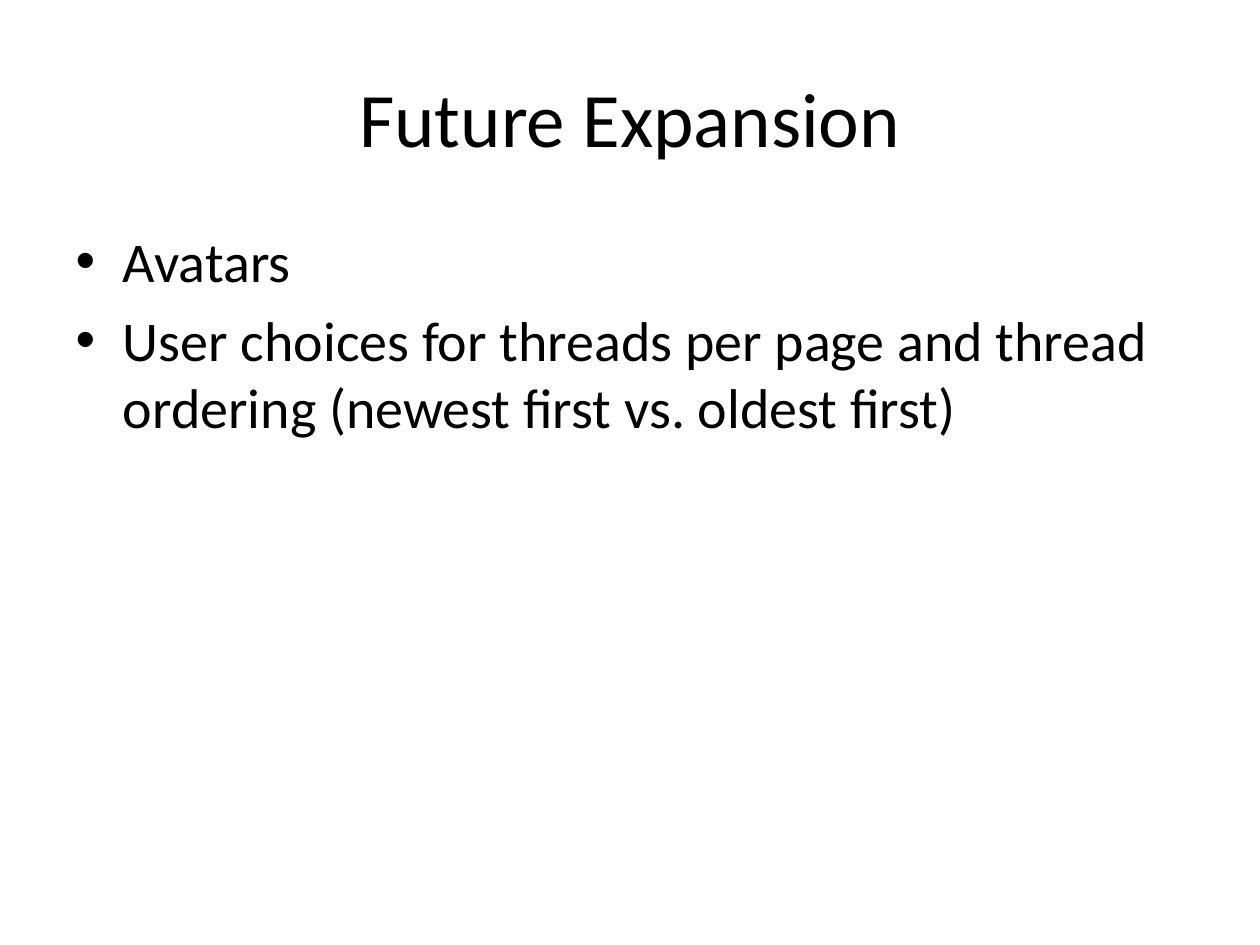
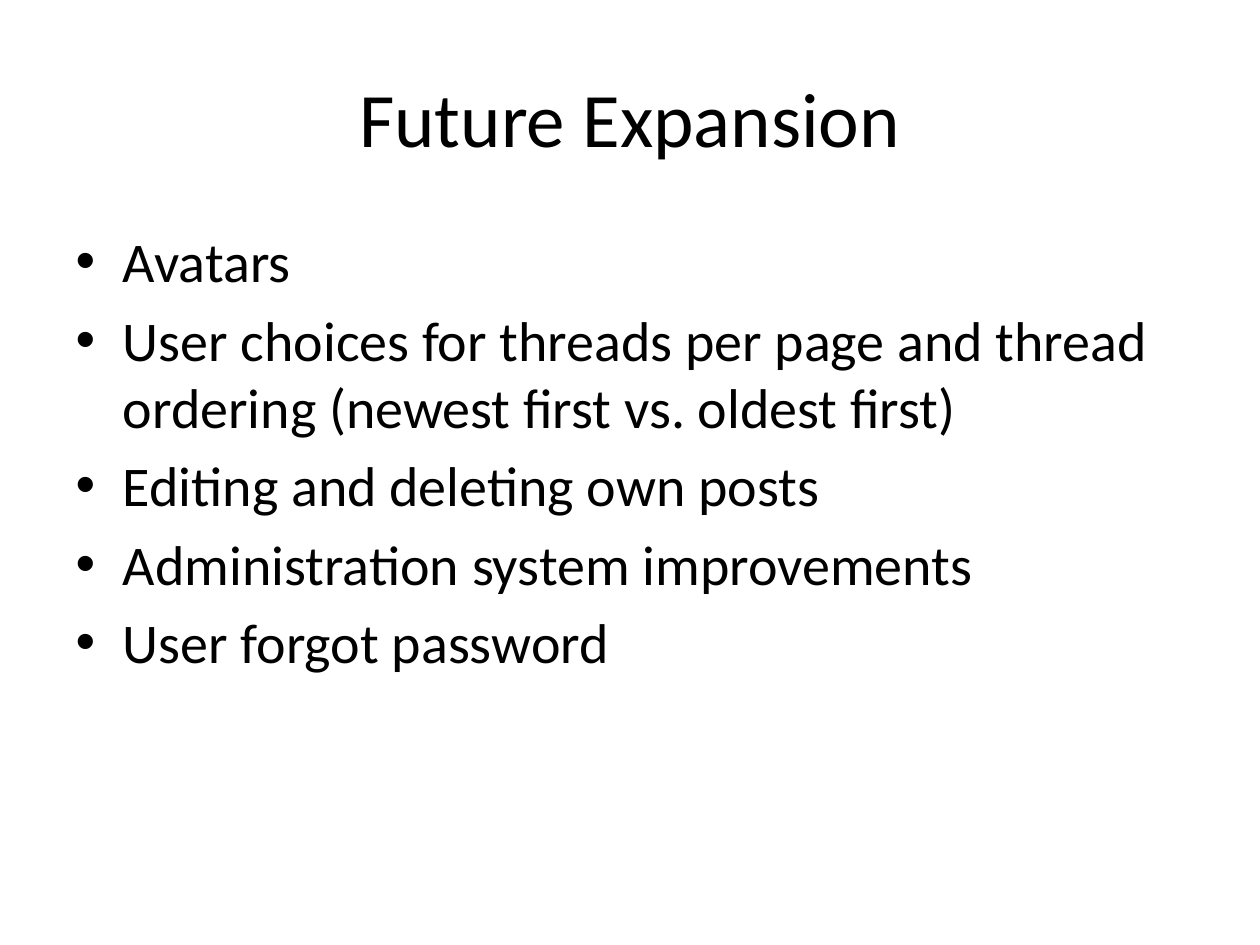
Before and after one commit to yokeholy/jin-jason-forum, a slide deck: slide 8 of J2_Forum.pptx. Drawn at 1260x945 pixels with LibreOffice and Linux fonts; fonts in the diff are those of the drawing. Boxes give left, top, right and bottom in pixels: in the first picture for what was removed or moved away, otherwise in the second. Text is boxed around its words. In the diff, an @@ line names an element or a change of style, - is before the commit and + after.

```diff
--- a/J2_Forum.pptx
+++ b/J2_Forum.pptx
@@ text at bbox=[123, 467, 973, 673]: paragraphs added @@
+• Editing and deleting own posts
+• Administration system improvements
+• User forgot password
```
Also in this commit, not shown: 6 other slides changed.
